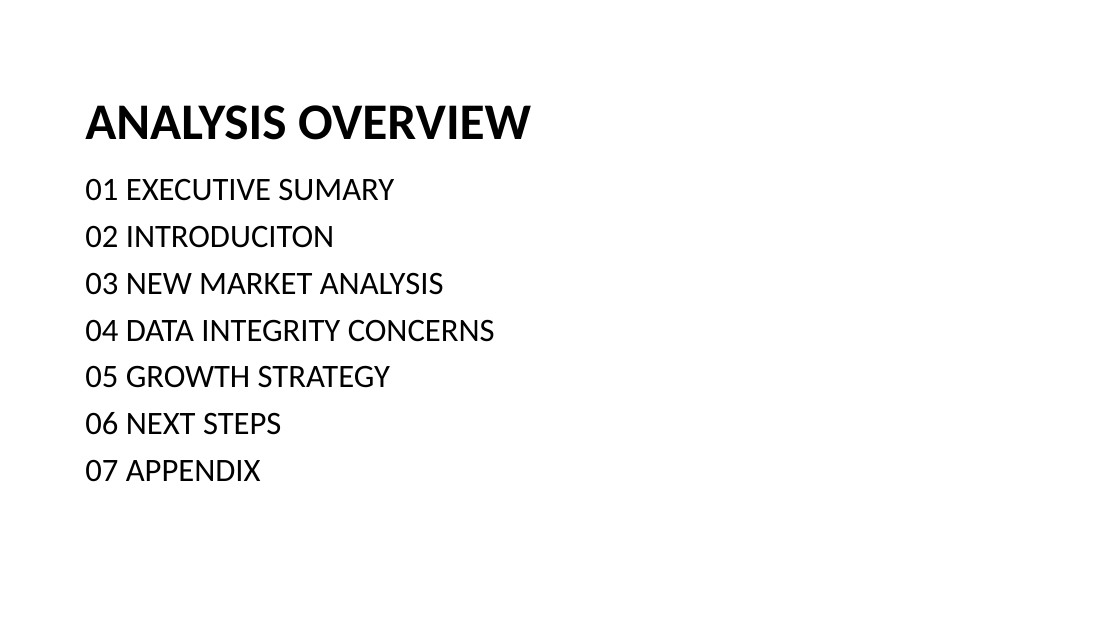
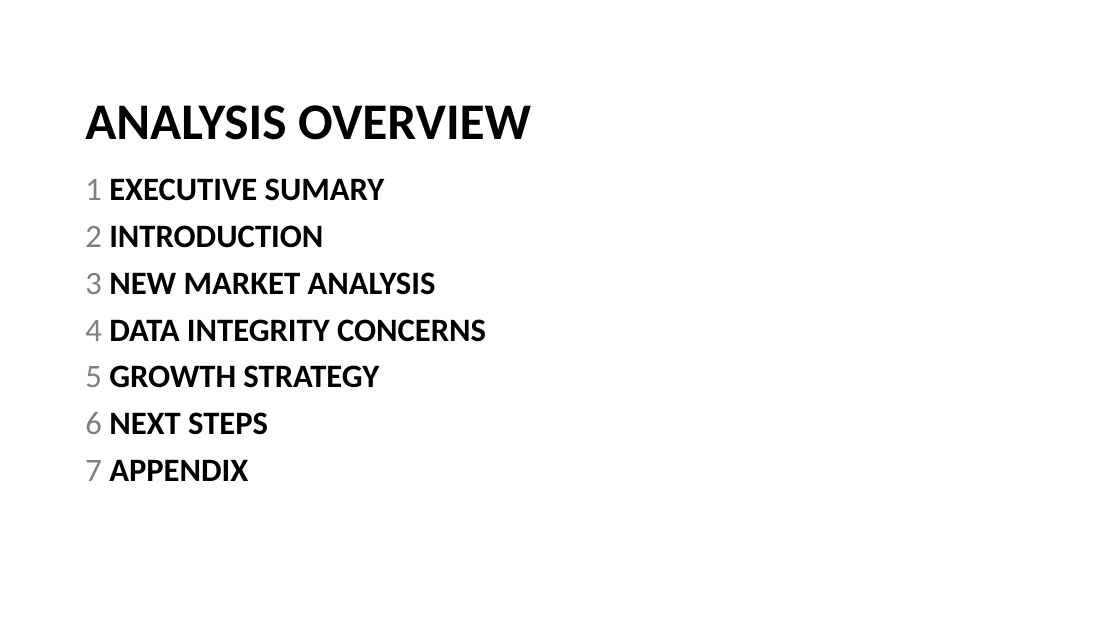
Before and after one commit to sstarkjr/PM_MarketAnalysis, a slide deck: slide 2 of Stephen_Stark_Analysis.pptx. Drawn at 1120x630 pixels with LibreOffice and Linux fonts; fonts in the diff are those of the drawing. Boxes give left, top, right and bottom in pixels: in the first picture for what was removed or moved away, otherwise in the second. Text is boxed around its words. In the diff, an @@ line names an element or a change of style, - is before the commit and + after.

```diff
--- a/Stephen_Stark_Analysis.pptx
+++ b/Stephen_Stark_Analysis.pptx
@@ text at [85, 178, 486, 481]: text changed; bold on @@
-01 EXECUTIVE SUMARY
-02 INTRODUCITON
-03 NEW MARKET ANALYSIS
-04 DATA INTEGRITY CONCERNS
-05 GROWTH STRATEGY
-06 NEXT STEPS
-07 APPENDIX
+1 EXECUTIVE SUMARY
+2 INTRODUCTION
+3 NEW MARKET ANALYSIS
+4 DATA INTEGRITY CONCERNS
+5 GROWTH STRATEGY
+6 NEXT STEPS
+7 APPENDIX
```
Also in this commit, not shown: 12 other slides changed, 3 slides added, 3 slides removed, 8 other files.
